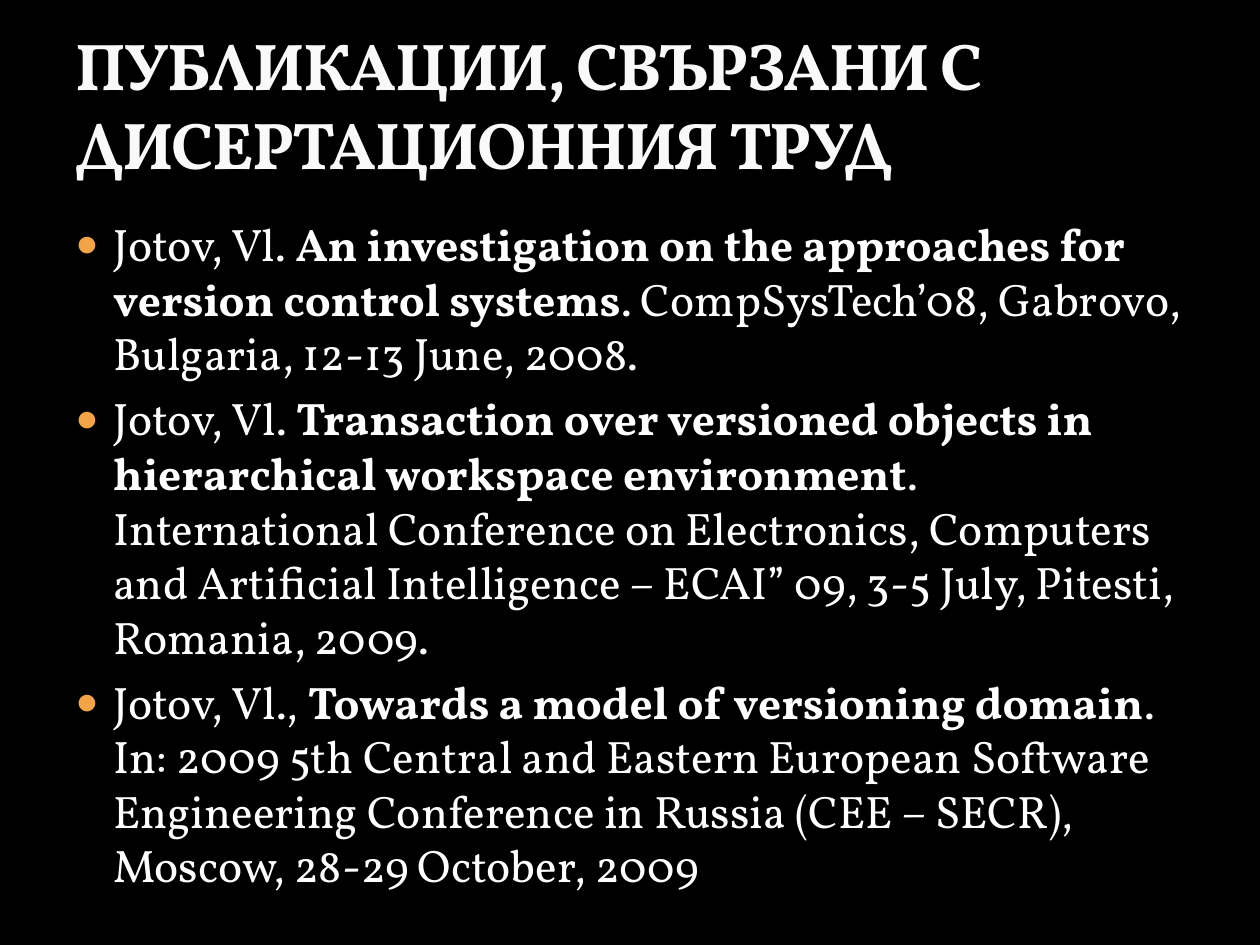
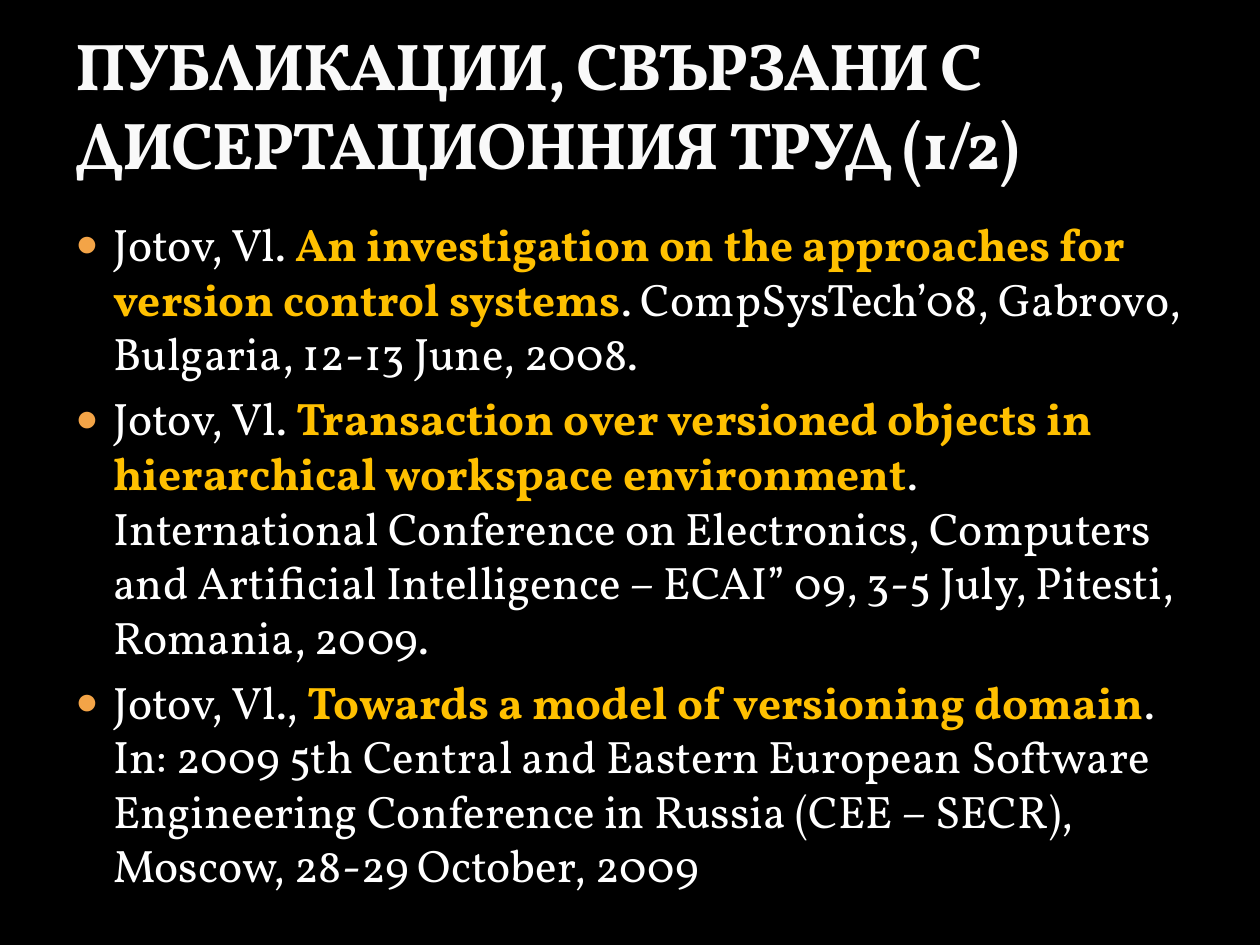
Before and after one commit to vjotov/versia, a slide deck: slide 13 of doc/Presentation.pptx (slide 10 before the commit). Drawn at 1260x945 pixels with LibreOffice and Linux fonts; fonts in the diff are those of the drawing; background and template pictures are left out. Boxes give left, top, right and bottom in pixels: in the first picture for what was removed or moved away, otherwise in the second. Text is boxed around its words. In the diff, an @@ line names an element or a change of style, - is before the commit and + after.

```diff
--- a/doc/Presentation.pptx
+++ b/doc/Presentation.pptx
@@ title at box(75, 44, 1021, 187): text changed @@
-ПУБЛИКАЦИИ, СВЪРЗАНИ С ДИСЕРТАЦИОННИЯ ТРУД
+ПУБЛИКАЦИИ, СВЪРЗАНИ С ДИСЕРТАЦИОННИЯ ТРУД (1/2)
@@ text "Jotov, Vl. An investigation on ..." at box(113, 228, 1181, 841): text colour #FFFFFF to #FFC000 in "An investigation on the approaches for version ...", "Transaction over versioned objects in hierarchical workspace ...", "Towards a model of versioning domain." @@
```
Also in this commit, not shown: 6 other slides changed, 4 slides added, 2 other files.
